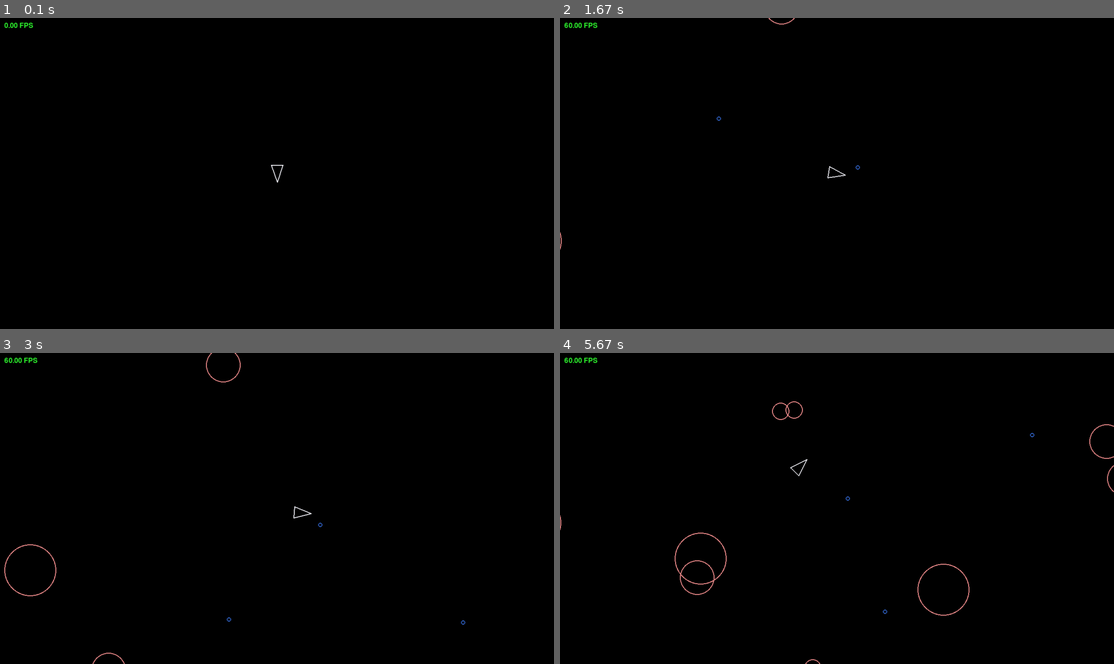
Above: before the commit, frames 1-4 (two rows, left to right).
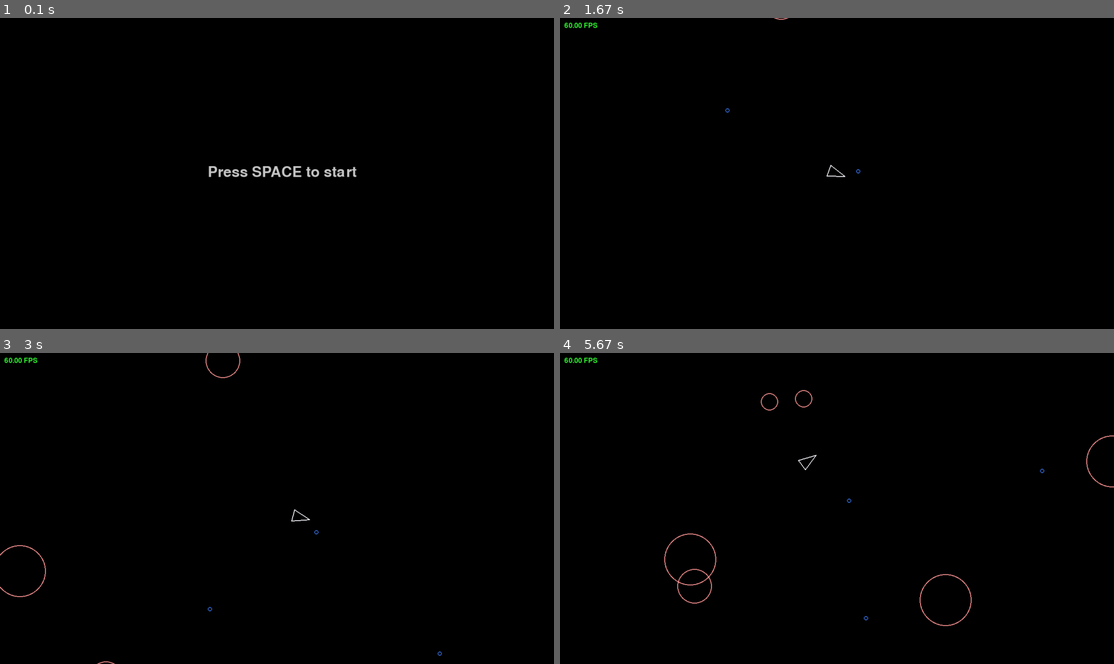
Above: after the commit, the same moments.

Repository: zrael0/pygame-asteroids
Game: pygame game, started from main.py
Same seed, same stepped clock (60 frames per second), same inputs: the game is played once before the commit and once after it.
Inputs:
- Up to frame 1 (0.1 s): no input
- Up to frame 2 (1.67 s): tap Space at 0.33, 0.73, 1.03, 1.23, 1.53 s; hold P 0.67-1.13 s; hold D 0.67-1.13 s; hold D 1.17-1.63 s
- Up to frame 3 (3 s): hold W 1.67-1.97 s; tap Space at 1.73, 2.07, 2.37, 2.57, 2.87 s; hold D 2-2.47 s; hold A from 2.5 s (still down)
- Up to frame 4 (5.67 s): release A at 3.03 s; hold S 3.07-3.37 s; tap Space at 3.13, 3.47, 3.77, 3.9, 4.3, 4.6, 4.97, 5.37 s; hold A 3.4-3.8 s; hold W 3.83-4.2 s; hold D 4.23-4.87 s; hold S 4.9-5.27 s; hold A from 5.3 s (still down)

The runs differ from the first frame. In frame 1, 0.6% of the frame differs, in the area x 0-65%, y 1-53%; in frame 2, 0.1%; in frame 3, 0.5%; in frame 4, 1.1%, in the area x 0-100%, y 11-100%.

Commit message:
add start screen and pause function

Diff:
--- a/constants.py
+++ b/constants.py
@@ -1,5 +1,6 @@
 SCREEN_WIDTH = 1280
 SCREEN_HEIGHT = 720
+FPS_TEXT = (10,10)
 
 ASTEROID_MIN_RADIUS = 20
 ASTEROID_KINDS = 3
--- a/main.py
+++ b/main.py
@@ -17,12 +17,18 @@
     Player.containers = (updatable, drawable)
     Shot.containers = (updatable, drawable, shots)
 
+    game_start = False
+    pause = False
     asteroid_field = AsteroidField()
     player = Player(SCREEN_WIDTH/2, SCREEN_HEIGHT/2)
     screen = pygame.display.set_mode((SCREEN_WIDTH, SCREEN_HEIGHT))
     clock = pygame.time.Clock()
     font = pygame.font.SysFont(None, 24)
+    big_font = pygame.font.SysFont(None, 50)
     dt = 0
+
+    def clear_screen():
+        pygame.Surface.fill(screen, (0,0,0))
 
     print("Starting Asteroids!")
     print(f"Screen width: {SCREEN_WIDTH}")
@@ -32,24 +38,39 @@
         for event in pygame.event.get():
             if event.type == pygame.QUIT:
                 return
-        pygame.Surface.fill(screen, (0,0,0))
-        updatable.update(dt)
-        for asteroid in asteroids:
-            if asteroid.collide_with(player):
-                print("Game over!")
-                sys.exit()
-            for shot in shots:
-                if shot.collide_with(asteroid):
-                    shot.kill()
-                    asteroid.split()
-        for obj in drawable:
-            obj.draw(screen)
+        keys = pygame.key.get_pressed()
+        if not game_start:
+            clear_screen()
+            if keys[pygame.K_SPACE]:
+                game_start = True
+            start_text = big_font.render("Press SPACE to start", True, (200,200,200))
+            screen.blit(start_text, (480,340))
+        if pause:
+            clear_screen()
+            pause_text = big_font.render("Paused", True, (200,200,200))
+            screen.blit(pause_text, (580,340))
+            if keys[pygame.K_SPACE]:
+                pause = False
+        elif game_start:
+            clear_screen()
+            updatable.update(dt)
+            for asteroid in asteroids:
+                if asteroid.collide_with(player):
+                    print("Game over!")
+                    sys.exit()
+                for shot in shots:
+                    if shot.collide_with(asteroid):
+                        shot.kill()
+                        asteroid.split()
+            for obj in drawable:
+                obj.draw(screen)
 
-        fps = clock.get_fps()
-        fps_text = font.render(f"{fps:.2f} FPS", True, (50,255,50))
-        screen.blit(fps_text, (10,10))
-
-        dt = clock.tick(60)/1000.0
+            fps = clock.get_fps()
+            fps_text = font.render(f"{fps:.2f} FPS", True, (50,255,50))
+            screen.blit(fps_text, FPS_TEXT)
+            dt = clock.tick(60)/1000.0
+            if keys[pygame.K_p]:
+                pause = True
         pygame.display.flip()
 
 if __name__ == "__main__":
